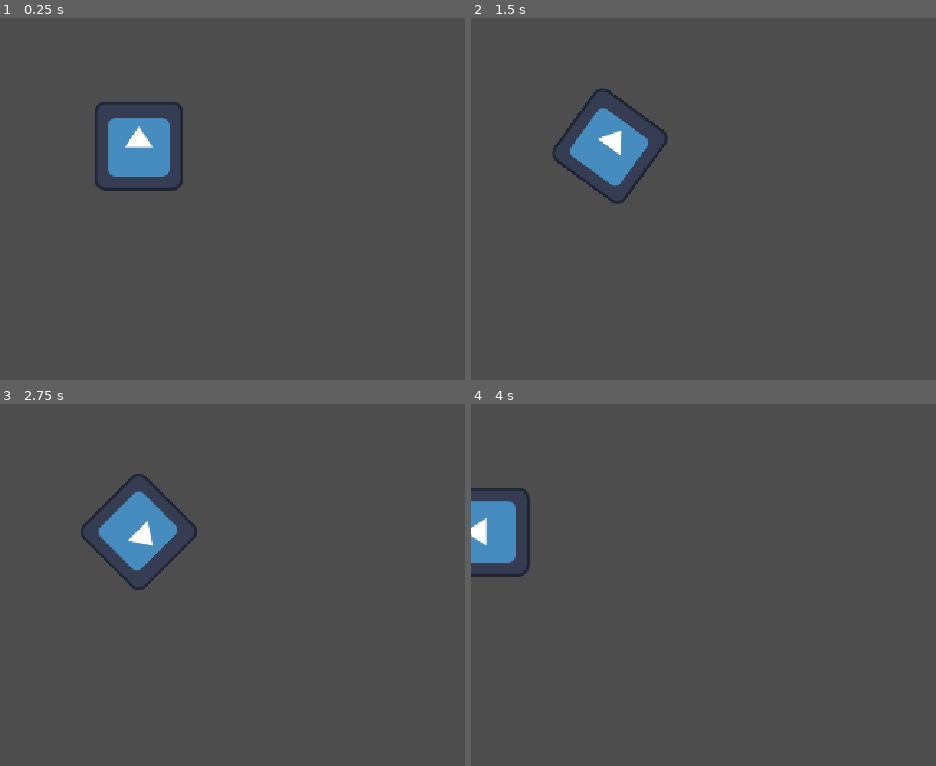
Above: before the commit, frames 1-4 (two rows, left to right).
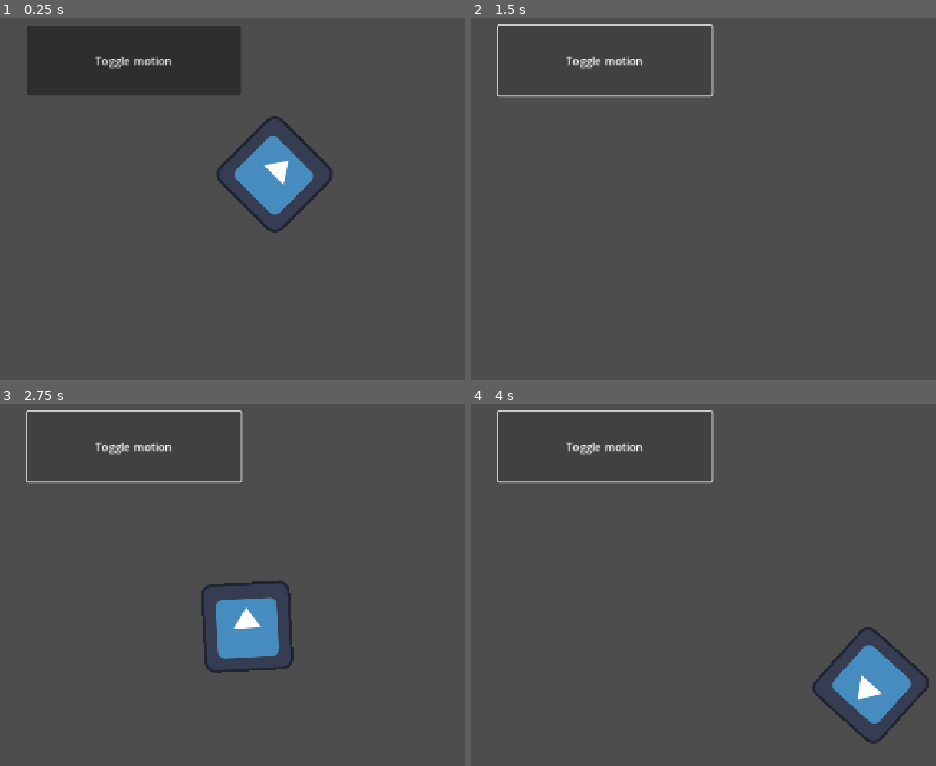
Above: after the commit, the same moments.

Repository: zgjsyxwj/godot-learning
Game: Godot game, scene res://node_2d.tscn
Same seed, same stepped clock (60 frames per second), same inputs: the game is played once before the commit and once after it. Before the commit the project starts from res://offical-01.tscn. The engine's default icon, where the game draws it, is replaced by a stand-in: a white triangle on a blue panel in a dark square.
Inputs (mouse positions are in pixels of both pictures, inside the frame that each line leads up to):
- Up to frame 1 (0.25 s): no input
- Up to frame 2 (1.5 s): click (605, 61) at 0.5 s, where only the run after the commit has a clickable "Toggle motion"; tap Enter at 1.25 s; hold Right (ui_right) from 1.28 s (still down); tap I at 1.35 s
- Up to frame 3 (2.75 s): release Right (ui_right) at 2.03 s; hold S (move_down) from 2.03 s (still down); tap I at 2.1 s
- Up to frame 4 (4 s): release S (move_down) at 2.78 s; hold Right (ui_right) 2.78-3.53 s; tap I at 2.85, 3.6 s; hold Up (ui_up) from 3.53 s (still down)

The runs differ from the first frame. In frame 1, 14% of the frame differs, in the area x 5-72%, y 2-60%; in frame 2, 3.8%; in frame 3, 6.5%; in frame 4, 5.8%.

Commit message:
feat(godot): 切换至按钮与定时器信号练习场景

Diff:
--- a/godot-learning/movement_lab.tscn
+++ /dev/null
@@ -1,17 +0,0 @@
-[gd_scene format=3 uid="uid://b56y1o1o8t0rj"]
-
-[ext_resource type="PackedScene" uid="uid://d3h0vhg1tvs6d" path="res://player.tscn" id="1_5pdam"]
-
-[sub_resource type="RectangleShape2D" id="RectangleShape2D_v1jvj"]
-size = Vector2(40, 500)
-
-[node name="MovementLab" type="Node2D" unique_id=1358670066]
-
-[node name="Player" parent="." unique_id=221396787 instance=ExtResource("1_5pdam")]
-motion_mode = 1
-
-[node name="Wall" type="StaticBody2D" parent="." unique_id=1966926505]
-position = Vector2(500, 300)
-
-[node name="CollisionShape2D" type="CollisionShape2D" parent="Wall" unique_id=264373424]
-shape = SubResource("RectangleShape2D_v1jvj")
--- /dev/null
+++ b/godot-learning/node_2d.tscn
@@ -0,0 +1,20 @@
+[gd_scene format=3 uid="uid://dj1pke3p7swki"]
+
+[ext_resource type="PackedScene" uid="uid://ba35rbrj3b5uy" path="res://sprite_2d.tscn" id="1_wtcfe"]
+
+[node name="Node2D" type="Node2D" unique_id=1222339366]
+
+[node name="Sprite2D" parent="." unique_id=581291058 instance=ExtResource("1_wtcfe")]
+position = Vector2(356, 330)
+
+[node name="Timer" type="Timer" parent="Sprite2D" unique_id=1664036934]
+autostart = true
+
+[node name="Button" type="Button" parent="." unique_id=1801401534]
+offset_left = 39.0
+offset_top = 27.0
+offset_right = 347.0
+offset_bottom = 127.0
+text = "Toggle motion"
+
+[connection signal="pressed" from="Button" to="Sprite2D" method="_on_button_pressed"]
--- a/godot-learning/project.godot
+++ b/godot-learning/project.godot
@@ -11,7 +11,7 @@
 [application]
 
 config/name="godot-learning"
-run/main_scene="uid://ba35rbrj3b5uy"
+run/main_scene="uid://dj1pke3p7swki"
 config/features=PackedStringArray("4.7", "Forward Plus")
 config/icon="res://icon.svg"
 
--- a/godot-learning/sprite_2d.gd
+++ b/godot-learning/sprite_2d.gd
@@ -4,15 +4,20 @@
 var angular_speed = PI
 
 
+func _ready() -> void:
+	var timer = get_node("Timer")
+	timer.timeout.connect(_on_timer_timeout)
+
+
 func _process(delta: float) -> void:
-	var velocity = Vector2.ZERO
-	if Input.is_action_pressed("ui_up"):
-		velocity = Vector2.UP.rotated(rotation) * speed
-		position += velocity * delta
+	rotation += angular_speed * delta
+	var velocity = Vector2.UP.rotated(rotation) * speed
+	position += velocity * delta
 
-	var direction = 0
-	if Input.is_action_pressed("ui_left"):
-		direction = -1
-	if Input.is_action_pressed("ui_right"):
-		direction = 1
-	rotation += angular_speed * direction * delta
+
+func _on_button_pressed() -> void:
+	set_process(not is_processing())
+
+
+func _on_timer_timeout():
+	visible = not visible
--- a/godot-learning/offical-01.tscn
+++ b/godot-learning/sprite_2d.tscn
@@ -3,9 +3,7 @@
 [ext_resource type="Texture2D" uid="uid://8bpmpq2wk6tq" path="res://icon.svg" id="1_atnuy"]
 [ext_resource type="Script" uid="uid://bvdru4f7l4awa" path="res://sprite_2d.gd" id="2_8o5ao"]
 
-[node name="Offical01" type="Node2D" unique_id=407274755]
-
-[node name="Sprite2D" type="Sprite2D" parent="." unique_id=581291058]
+[node name="Sprite2D" type="Sprite2D" unique_id=581291058]
 position = Vector2(200, 200)
 texture = ExtResource("1_atnuy")
 script = ExtResource("2_8o5ao")
--- a/godot-learning/world.gd
+++ /dev/null
@@ -1,52 +0,0 @@
-extends Node2D
-var entry_count: int = 0
-@export_range(1, 10, 1) var target_entries: int = 3
-
-@onready var player: CharacterBody2D = $Player
-@onready var trigger: Area2D = $Trigger
-@onready var original_modulate: Color = player.modulate
-@onready var status_label: Label = $HUD/StatusLabel
-
-
-func _ready() -> void:
-	trigger.body_entered.connect(_on_trigger_body_entered)
-	trigger.body_exited.connect(_on_trigger_body_exited)
-	_update_status("区域外")
-
-
-func _on_trigger_body_entered(body: Node2D) -> void:
-	if body == player:
-		entry_count += 1
-		print("角色进入触发区域")
-		player.modulate = Color(1.0, 0.45, 0.45, 1.0)
-		if entry_count >= target_entries:
-			player.velocity = Vector2.ZERO
-			player.set_physics_process(false)
-
-		_update_status("区域内")
-
-
-func _update_status(area_status: String) -> void:
-	var goal_status: String = "目标未达成！"
-	if entry_count >= target_entries:
-		goal_status = "目标达成！按R重新开始"
-	status_label.text = "%s · 进入次数：%d / %d · %s" % [
-		area_status,
-		entry_count,
-		target_entries,
-		goal_status,
-	]
-
-
-func _on_trigger_body_exited(body: Node2D) -> void:
-	if body == player:
-		player.modulate = original_modulate
-		print("角色离开触发区域")
-		_update_status("区域外")
-
-
-func _unhandled_input(event: InputEvent) -> void:
-	if event.is_action_pressed("restart"):
-		var error: Error = get_tree().reload_current_scene()
-		if error != OK:
-			push_error("重新开始失败: %s" % error_string(error))
--- a/godot-learning/world.tscn
+++ /dev/null
@@ -1,37 +0,0 @@
-[gd_scene format=3 uid="uid://c705avdl56dpf"]
-
-[ext_resource type="PackedScene" uid="uid://d3h0vhg1tvs6d" path="res://player.tscn" id="1_f3sb7"]
-[ext_resource type="Script" uid="uid://ccabtv58t34hn" path="res://world.gd" id="1_fj7yv"]
-
-[sub_resource type="RectangleShape2D" id="RectangleShape2D_fj7yv"]
-size = Vector2(40, 500)
-
-[sub_resource type="RectangleShape2D" id="RectangleShape2D_v1jvj"]
-size = Vector2(120, 60)
-
-[node name="World" type="Node2D" unique_id=2116438040]
-script = ExtResource("1_fj7yv")
-target_entries = 5
-
-[node name="Player" parent="." unique_id=221396787 instance=ExtResource("1_f3sb7")]
-position = Vector2(163, 283)
-motion_mode = 1
-
-[node name="Wall" type="StaticBody2D" parent="." unique_id=53598400]
-position = Vector2(500, 300)
-
-[node name="CollisionShape2D" type="CollisionShape2D" parent="Wall" unique_id=1427792526]
-shape = SubResource("RectangleShape2D_fj7yv")
-
-[node name="Trigger" type="Area2D" parent="." unique_id=1567210494]
-position = Vector2(180, 100)
-
-[node name="CollisionShape2D" type="CollisionShape2D" parent="Trigger" unique_id=1517826043]
-shape = SubResource("RectangleShape2D_v1jvj")
-
-[node name="HUD" type="CanvasLayer" parent="." unique_id=1104175552]
-
-[node name="StatusLabel" type="Label" parent="HUD" unique_id=1677394591]
-offset_right = 40.0
-offset_bottom = 23.0
-text = "区域外"
Not shown: 1 places in godot-learning/player.tscn that only renumber resources
Not shown, removed: godot-learning/world.gd.uid
